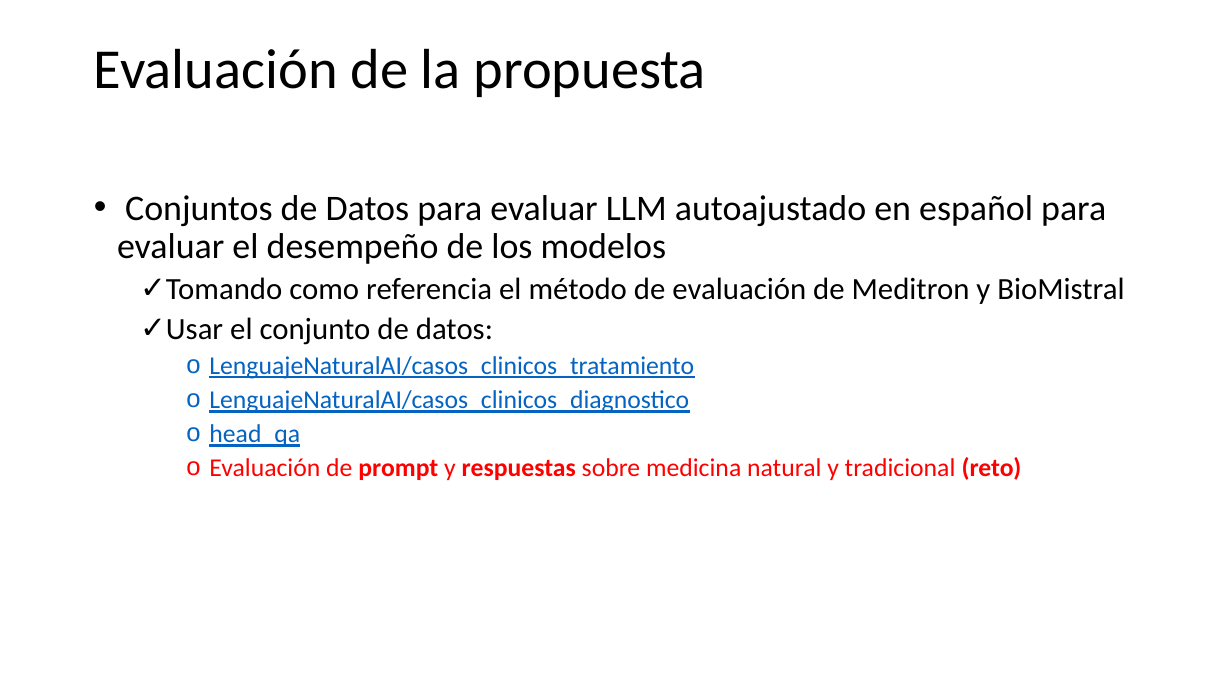
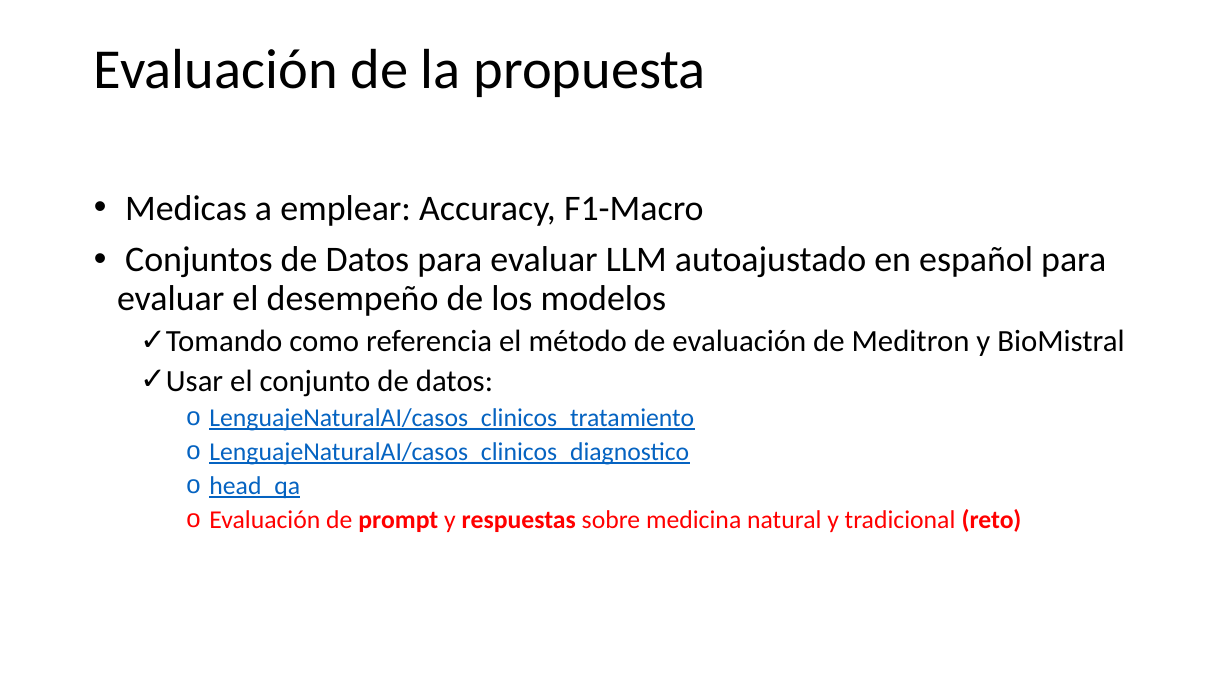
Before and after one commit to epfLLM/meditron, a slide deck: slide 13 of documentation/SpanishMedicaLLM.pptx (slide 11 before the commit). Drawn at 1232x693 pixels with LibreOffice and Linux fonts; fonts in the diff are those of the drawing. Boxes give left, top, right and bottom in pixels: in the first picture for what was removed or moved away, otherwise in the second. Text is boxed around its words. In the diff, an @@ line names an element or a change of style, - is before the commit and + after.

Commit message:
Add creation process on dataset spanis_medica_llm from hugginface datasets catemist and cares

```diff
--- a/documentation/SpanishMedicaLLM.pptx
+++ b/documentation/SpanishMedicaLLM.pptx
@@ text at box(125, 195, 704, 226): paragraph added @@
+• Medicas a emplear: Accuracy, F1-Macro
```
Also in this commit, not shown: 3 other slides changed, 4 slides added, 2 slides removed, 17 other files.
